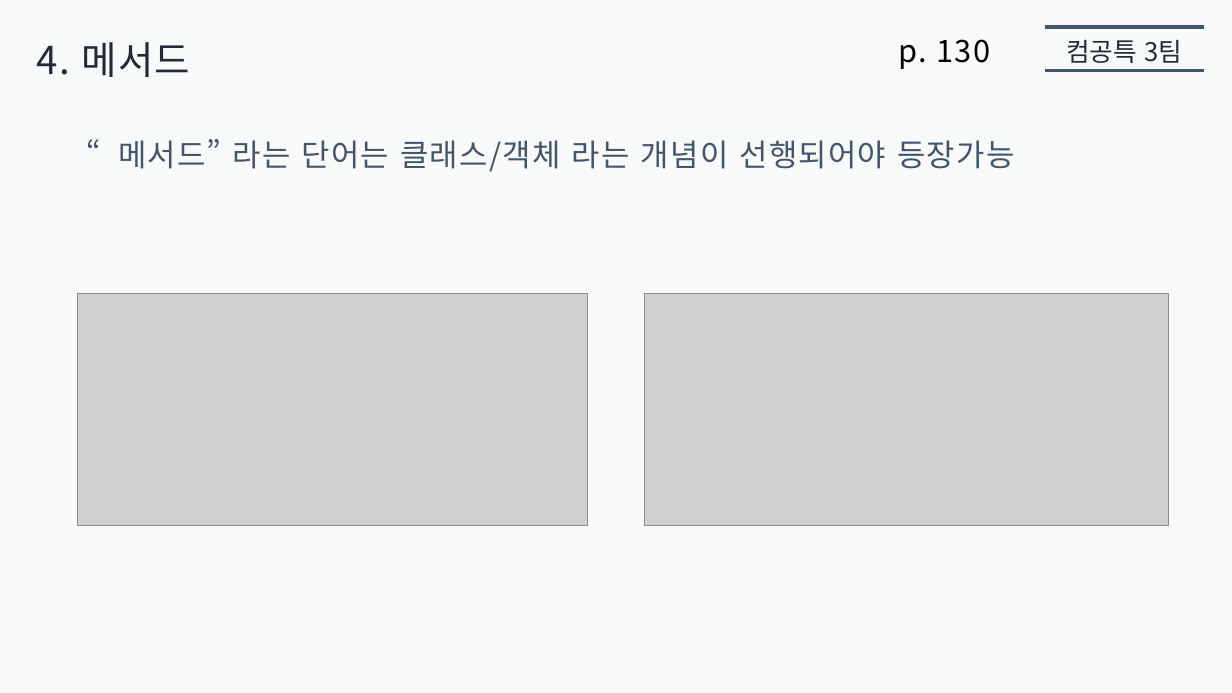
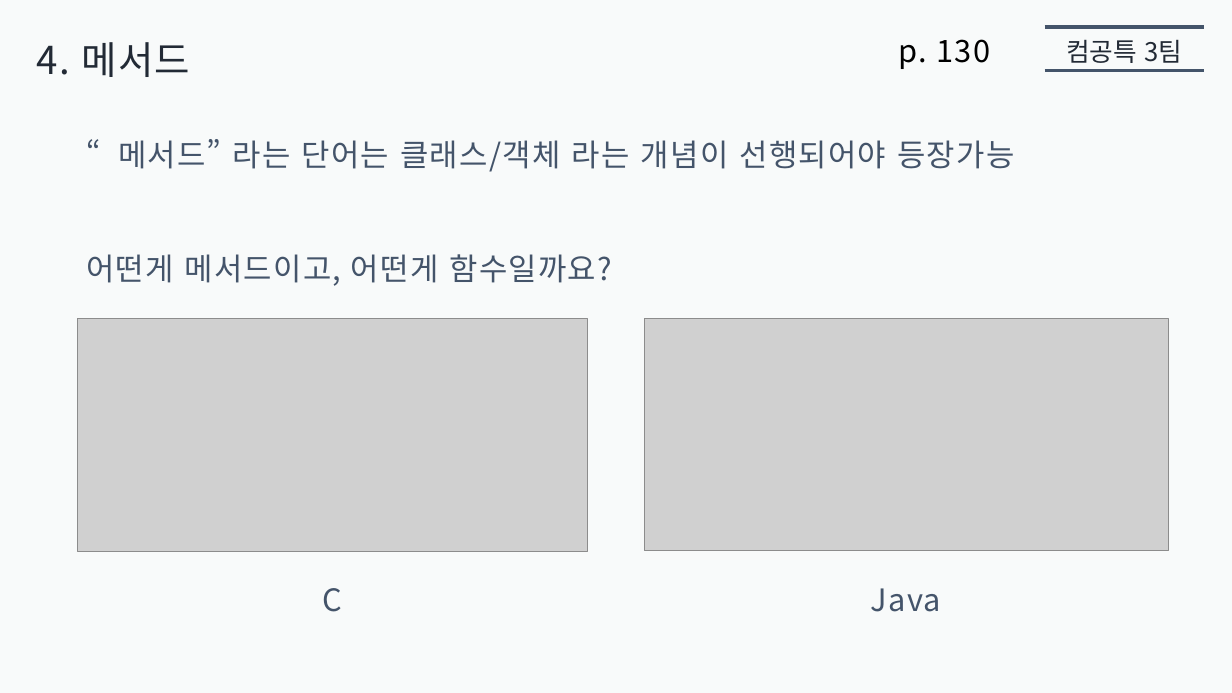
Before and after one commit to jaehoo1/Modern-JavaScript-Deep-Dive, a slide deck: slide 4 of 05. 객체 리터럴/presentation5/jaehoo1/객체_리터럴.pptx. Drawn at 1232x693 pixels with LibreOffice and Linux fonts; fonts in the diff are those of the drawing; grey boxes stand for pictures. Boxes give left, top, right and bottom in pixels: in the first picture for what was removed or moved away, otherwise in the second. Text is boxed around its words. In the diff, an @@ line names an element or a change of style, - is before the commit and + after.

```diff
--- a/05. 객체 리터럴/presentation5/jaehoo1/객체_리터럴.pptx
+++ b/05. 객체 리터럴/presentation5/jaehoo1/객체_리터럴.pptx
@@ text added at (86,254,613,286), 24 pt, text #44546A @@
+어떤게 메서드이고, 어떤게 함수일까요?
@@ picture: place and size @@
-picture at (77,294,588,526)
+picture at (77,319,588,551)
@@ picture: place and size @@
-picture at (644,294,1168,526)
+picture at (644,319,1168,551)
@@ text added at (323,588,343,612), 24 pt, text #44546A @@
+C
@@ text added at (871,588,941,612), 24 pt, text #44546A @@
+Java
```
Also in this commit, not shown: 1 other slide changed.
